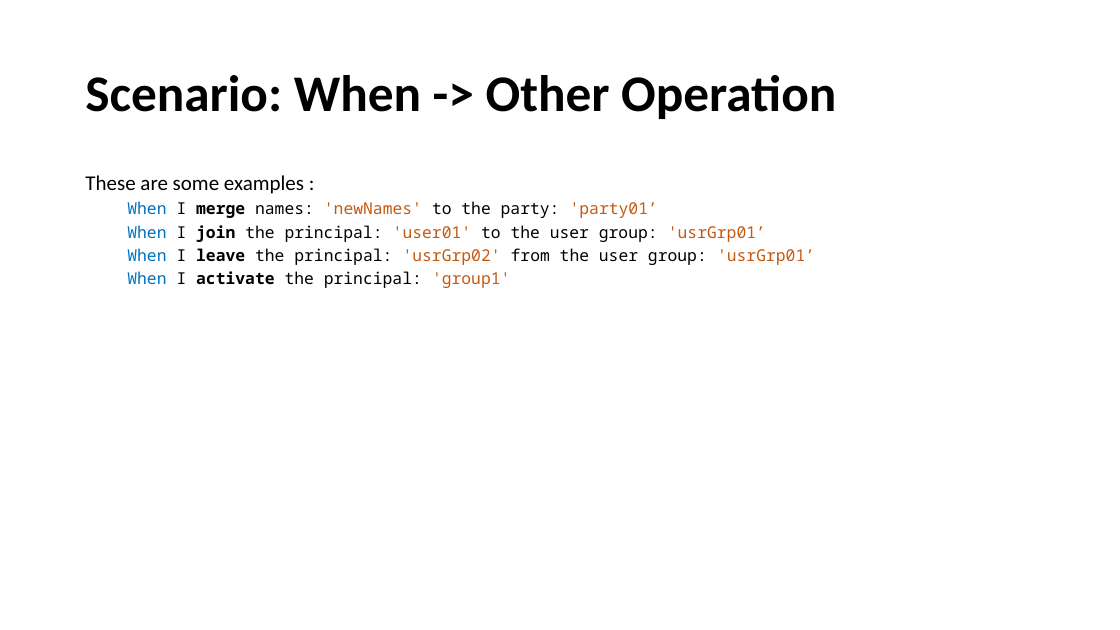
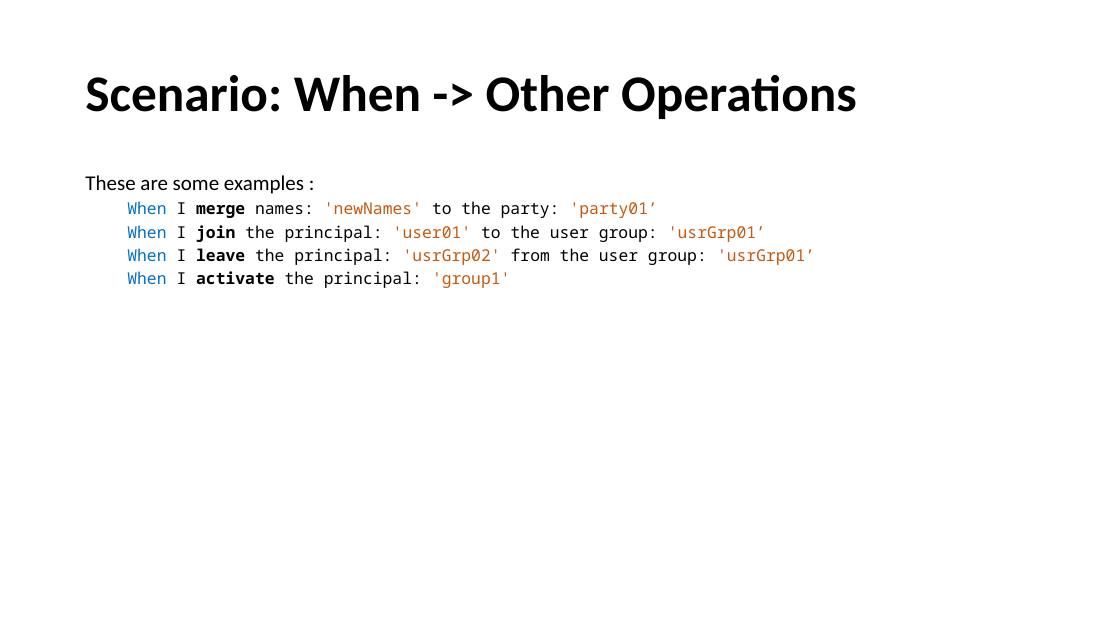
Before and after one commit to fmontazeri/Knowledeg, a slide deck: slide 44 of Gherkin.pptx. Drawn at 1120x630 pixels with LibreOffice and Linux fonts; fonts in the diff are those of the drawing. Boxes give left, top, right and bottom in pixels: in the first picture for what was removed or moved away, otherwise in the second. Text is boxed around its words. In the diff, an @@ line names an element or a change of style, - is before the commit and + after.

Commit message:
add some changes

```diff
--- a/Gherkin.pptx
+++ b/Gherkin.pptx
@@ title at box(85, 75, 857, 119): text changed @@
-Scenario: When -> Other Operation
+Scenario: When -> Other Operations
```
Also in this commit, not shown: 5 other slides changed.
